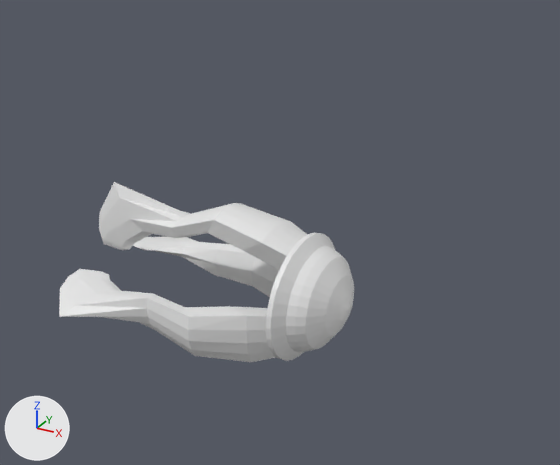
Renders of the Blender file Objects3D/caos/adept2.blend from each side of a commit.
The view is the same before and after, from a 50 mm camera at (22.5, -34.7, 21.4) aimed at (-3.6, 12.8, -2.3). Every picture has the same lights, and +X, +Y and +Z are marked at lower left.

Before the edit, the objects in view are built like this:
```python
me_circle = bpy.data.meshes.new('Circle')
me_circle.from_pydata(...)  # 257 vertices, 256 faces; spans x -1.33..1.3, y -1.49..1.49, z -0.49..0.6
me_cylinder_003 = bpy.data.meshes.new('Cylinder.003')
me_cylinder_003.from_pydata(...)  # 225 vertices, 228 faces; spans x -2.28..1.87, y -1.16..1.58, z -1.48..1.19
ob_circle = bpy.data.objects.new('Circle', me_circle)
ob_circle.location = (6.09, 0.08, 0.37)
ob_circle.rotation_euler = (0.0, 1.571, 0.0)  # degrees (0, 90, 0)
ob_circle.scale = (2.73, 2.73, 2.73)
ob_cylinder_002 = bpy.data.objects.new('Cylinder.002', me_cylinder_003)
ob_cylinder_002.location = (-2.82, 0.08, 0.37)
ob_cylinder_002.rotation_euler = (1.571, 0.175, -1.396)  # degrees (90, 10, -80)
ob_cylinder_002.scale = (3.0, 3.0, 6.38)
```
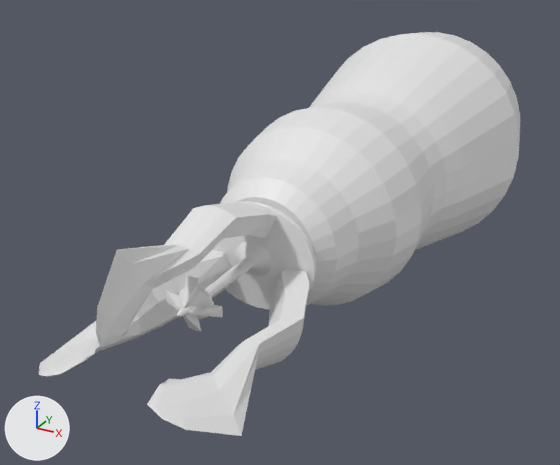
Where the change shows, as pixel boxes [x1, y1, x2, y2] in the pictures (560 x 465 px; the box of a moved part takes in the faces that stretch with it):
'Cylinder', added: after [220, 32, 520, 305]
'Cylinder.002', reshaped, moved, turned: before [59, 182, 308, 362]; after [96, 202, 277, 348]
'Circle', reshaped, moved, turned: before [266, 232, 354, 361]; after [166, 201, 317, 331]
'Cylinder.000', added: after [39, 249, 309, 436]
part 2 of me_cylinder_003, moved or reshaped: before [99, 182, 308, 270]; after [96, 202, 277, 348]
part 3 of me_cylinder_003, deleted: before [59, 269, 301, 362]
part 4 of me_cylinder_003, deleted: before [133, 237, 279, 297]

Patch to the scene script:
```diff
--- a/Objects3D/caos/adept2.blend.py
+++ b/Objects3D/caos/adept2.blend.py
@@ me_circle @@
 # used by ob_circle; location = (6.09, 0.08, 0.37); rotation_euler = (0.0, 1.571, 0.0), in degrees (0, 90, 0); scale = (2.73, 2.73, 2.73)
-me_circle.from_pydata(...)  # 257 vertices, 256 faces; spans x -1.33..1.3, y -1.49..1.49, z -0.49..0.6
+me_circle.from_pydata(...)  # 441 vertices, 441 faces; spans x -1.31..1.31, y -1.49..1.49, z -2.21..1.52
+# me_circle part 1: 257 vertices removed from x -1.33..1.3, y -1.49..1.49, z -0.49..0.6; 441 vertices added at x -1.31..1.31, y -1.49..1.49, z -2.21..1.52
@@ me_cylinder_003 @@
 me_cylinder_003.from_pydata(...)  # 225 vertices, 228 faces; spans x -2.28..1.87, y -1.16..1.58, z -1.48..1.19
 # used by ob_cylinder_002; location = (-2.82, 0.08, 0.37); rotation_euler = (1.571, 0.175, -1.396), in degrees (90, 10, -80); scale = (3.0, 3.0, 6.38)
+# me_cylinder_003 part 2: the loose piece of 75 vertices spanning x -0.57..0.78, y -0.04..1.58, z -1.45..1.1 is multiplied about its middle by the matrix ((1.0, 0.016, -0.031), (-0.015, 0.996, 0.184), (0.007, -0.041, 0.996)), then moved by (-0.03, 0.19, 0.0)
+# me_cylinder_003 part 3: the loose piece of 75 vertices spanning x 0.32..1.87, y -0.77..0.35, z -1.39..1.19 is deleted
+# me_cylinder_003 part 4: the loose piece of 75 vertices spanning x -2.28..0.16, y -1.16..-0.01, z -1.48..1.03 is deleted
@@ me_cylinder_000 @@
+me_cylinder_000.from_pydata(...)  # 75 vertices, 76 faces; spans x 0.47..2.03, y -0.97..0.27, z -1.38..1.2
@@ me_cylinder @@
+me_cylinder.from_pydata(...)  # 381 vertices, 365 faces; spans x -2.11..2.11, y -2.11..2.11, z -1.02..3.36
@@ ob_circle @@
 ob_circle = bpy.data.objects.new('Circle', me_circle)
-ob_circle.location = (6.09, 0.08, 0.37)
-ob_circle.rotation_euler = (0.0, 1.571, 0.0)  # degrees (0, 90, 0)
+ob_circle.location = (-0.06, 0.83, 0.42)
+ob_circle.rotation_euler = (-1.571, 1.571, 0.0)  # degrees (-90, 90, 0)
 ob_circle.scale = (2.73, 2.73, 2.73)
@@ ob_cylinder_002 @@
 ob_cylinder_002 = bpy.data.objects.new('Cylinder.002', me_cylinder_003)
-ob_cylinder_002.location = (-2.82, 0.08, 0.37)
-ob_cylinder_002.rotation_euler = (1.571, 0.175, -1.396)  # degrees (90, 10, -80)
+ob_cylinder_002.location = (-0.06, -4.38, 0.37)
+ob_cylinder_002.rotation_euler = (1.571, 0.175, 0.175)  # degrees (90, 10, 10)
 ob_cylinder_002.scale = (3.0, 3.0, 6.38)
@@ ob_cylinder_000 @@
+ob_cylinder_000 = bpy.data.objects.new('Cylinder.000', me_cylinder_000)
+ob_cylinder_000.location = (-0.06, -4.38, 0.15)
+ob_cylinder_000.rotation_euler = (1.561, 0.121, 0.173)  # degrees (89, 6.9, 10)
+ob_cylinder_000.scale = (3.0, 3.0, 6.38)
+_m = ob_cylinder_000.modifiers.new('Mirror', 'MIRROR')
+_m.mirror_object = ob_root
@@ ob_root @@
+ob_root = bpy.data.objects.new('root', None)
+ob_root.location = (0.0, 0.0, 0.0)
@@ ob_cylinder @@
+ob_cylinder = bpy.data.objects.new('Cylinder', me_cylinder)
+ob_cylinder.location = (-0.06, 13.45, 0.42)
+ob_cylinder.rotation_euler = (-1.571, 0.0, 0.0)  # degrees (-90, 0, 0)
+ob_cylinder.scale = (4.56, 4.56, 9.0)
```
